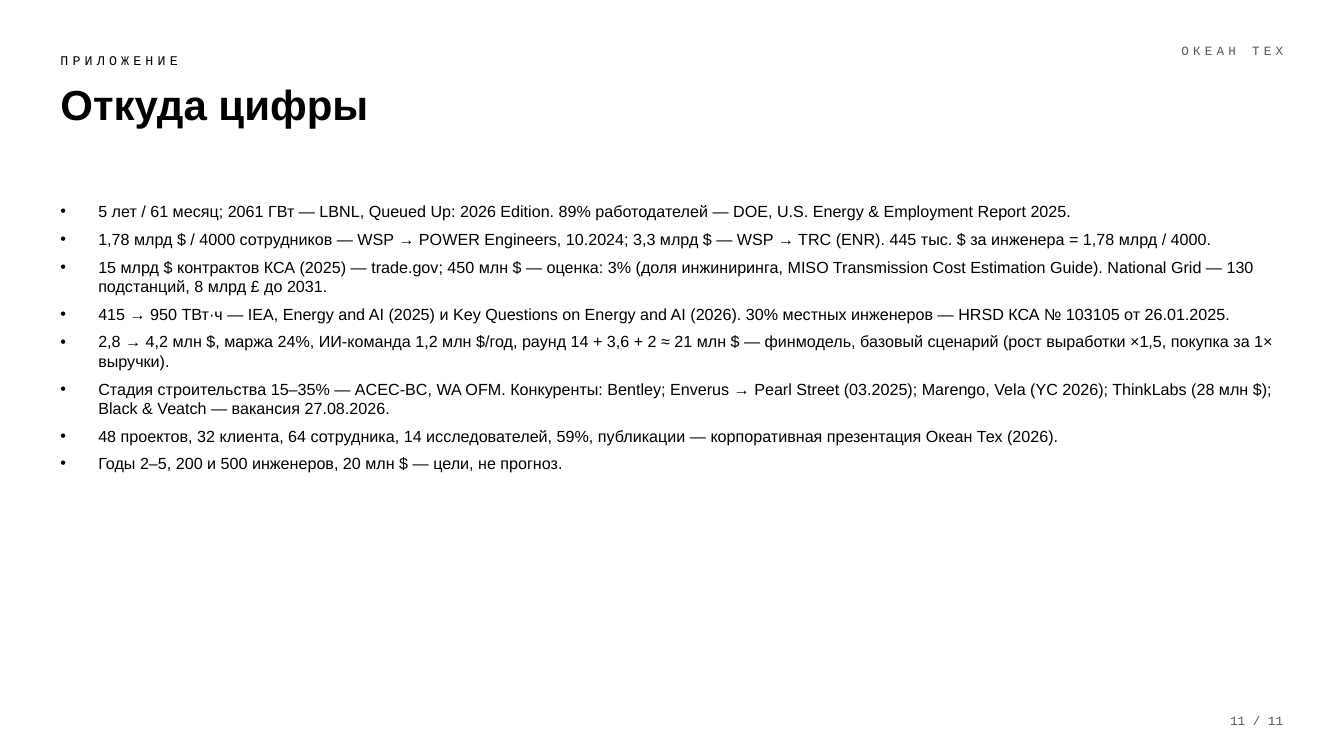
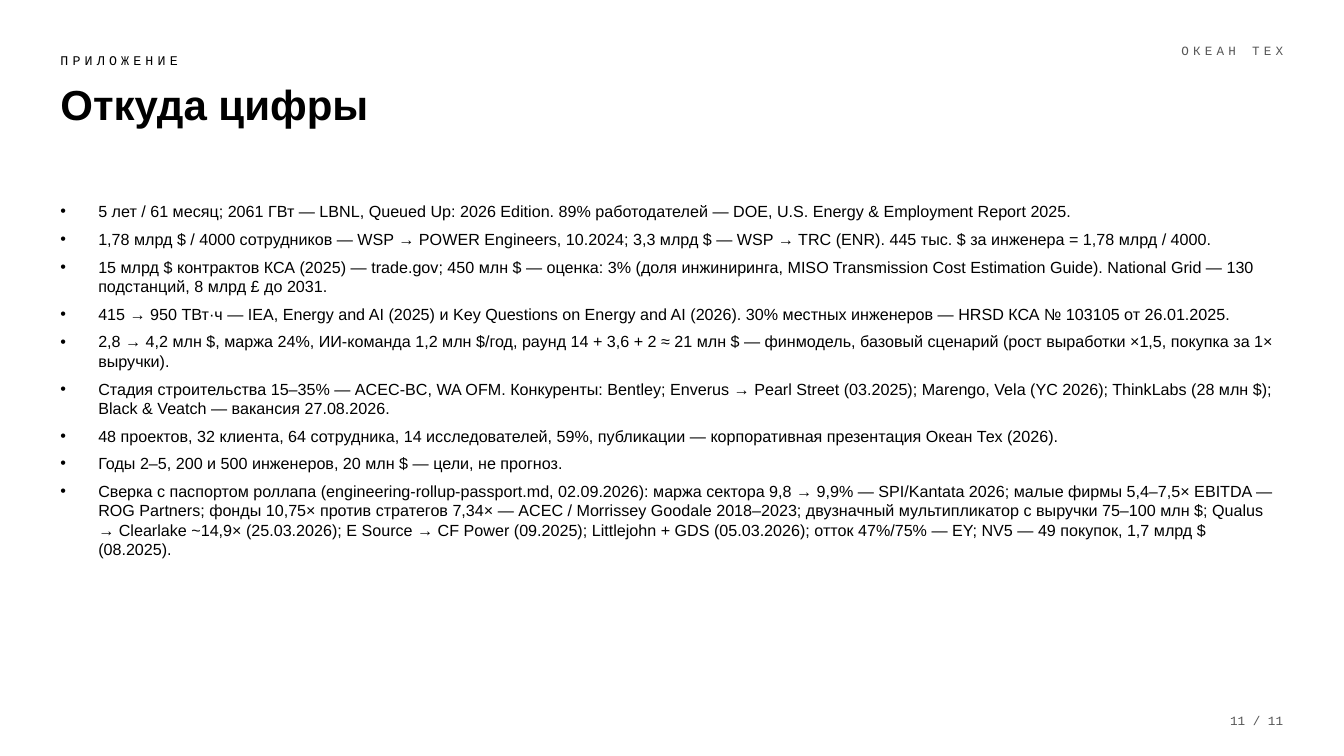
Before and after one commit to komoroshin/research, a slide deck: slide 11 of ai-case-library/research/ventures/grid-9block-deck-bw.pptx. Drawn at 1344x756 pixels with LibreOffice and Linux fonts; fonts in the diff are those of the drawing. Boxes give left, top, right and bottom in pixels: in the first picture for what was removed or moved away, otherwise in the second. Text is boxed around its words. In the diff, an @@ line names an element or a change of style, - is before the commit and + after.

```diff
--- a/ai-case-library/research/ventures/grid-9block-deck-bw.pptx
+++ b/ai-case-library/research/ventures/grid-9block-deck-bw.pptx
@@ text at bbox=[98, 485, 1263, 559]: paragraph added @@
+• Сверка с паспортом роллапа (engineering-rollup-passport.md, 02.09.2026): маржа сектора 9,8 → 9,9% — SPI/Kantata 2026; малые фирмы 5,4–7,5× EBITDA — ROG Partners; фонды 10,75× против стратегов 7,34× — ACEC / Morrissey Goodale 2018–2023; двузначный мультипликатор с выручки 75–100 млн $; Qualus → Clearlake ~14,9× (25.03.2026); E Source → CF Power (09.2025); Littlejohn + GDS (05.03.2026); отток 47%/75% — EY; NV5 — 49 покупок, 1,7 млрд $ (08.2025).
```
Also in this commit, not shown: 3 other slides changed, 48 other files.
